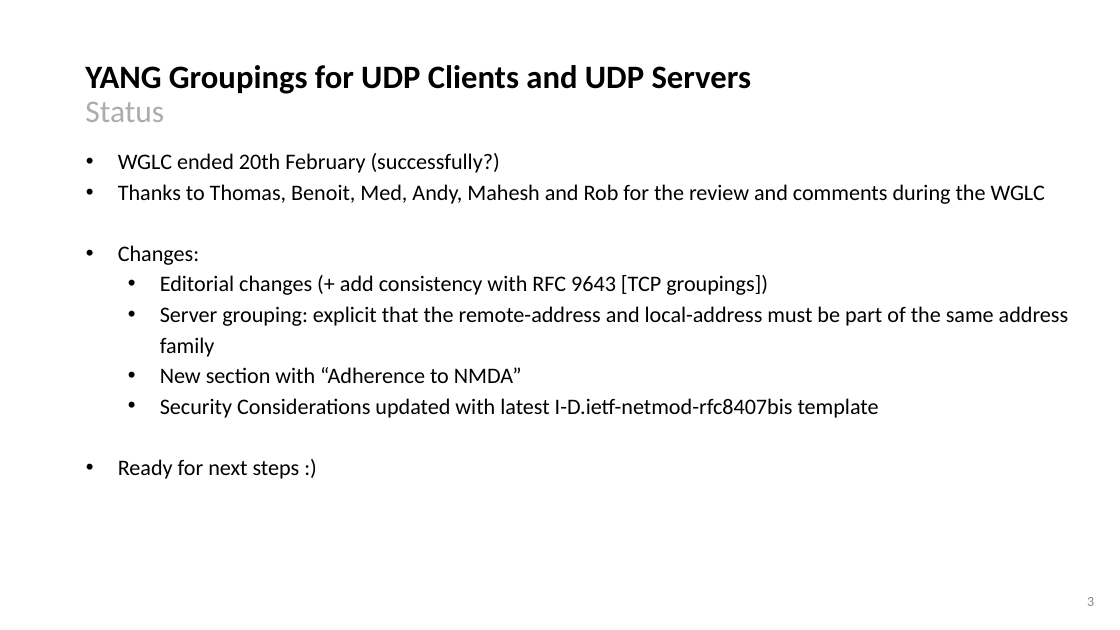
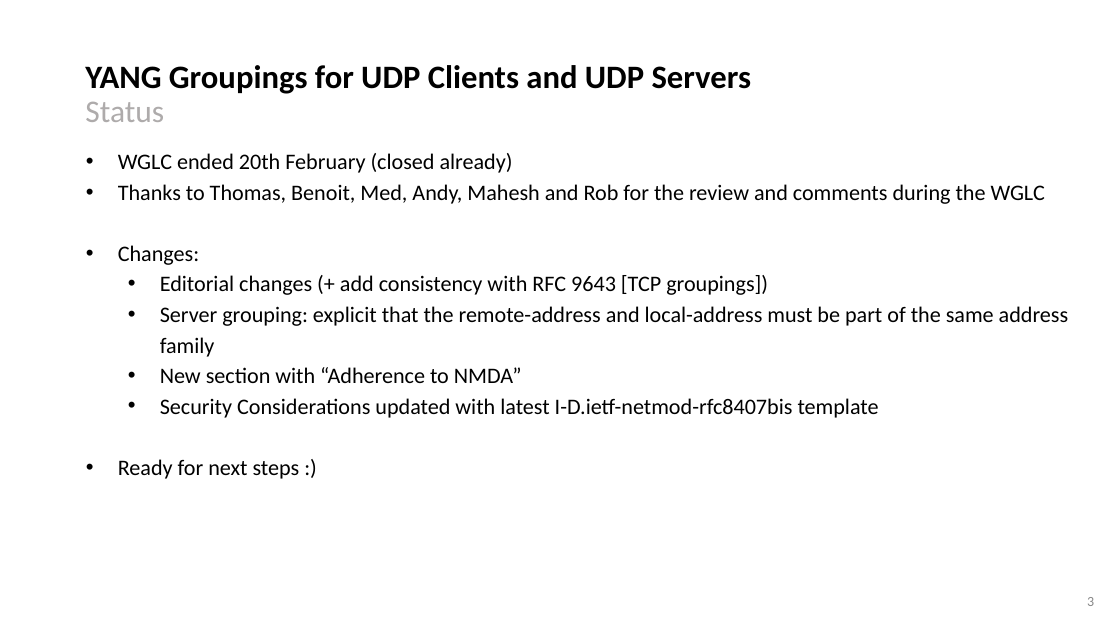
Before and after one commit to network-analytics/ietf-network-analytics-document-status, a slide deck: slide 3 of 122/NETCONF/draft-ietf-netconf-udp-client-server-06.pptx. Drawn at 1120x630 pixels with LibreOffice and Linux fonts; fonts in the diff are those of the drawing. Boxes give left, top, right and bottom in pixels: in the first picture for what was removed or moved away, otherwise in the second. Text is boxed around its words. In the diff, an @@ line names an element or a change of style, - is before the commit and + after.

Commit message:
udp-client-final

```diff
--- a/122/NETCONF/draft-ietf-netconf-udp-client-server-06.pptx
+++ b/122/NETCONF/draft-ietf-netconf-udp-client-server-06.pptx
@@ text at box(118, 153, 513, 173): text changed @@
-• WGLC ended 20th February (successfully?)
+• WGLC ended 20th February (closed already)
```
Also in this commit, not shown: 1 other slide changed, 1 other file.
